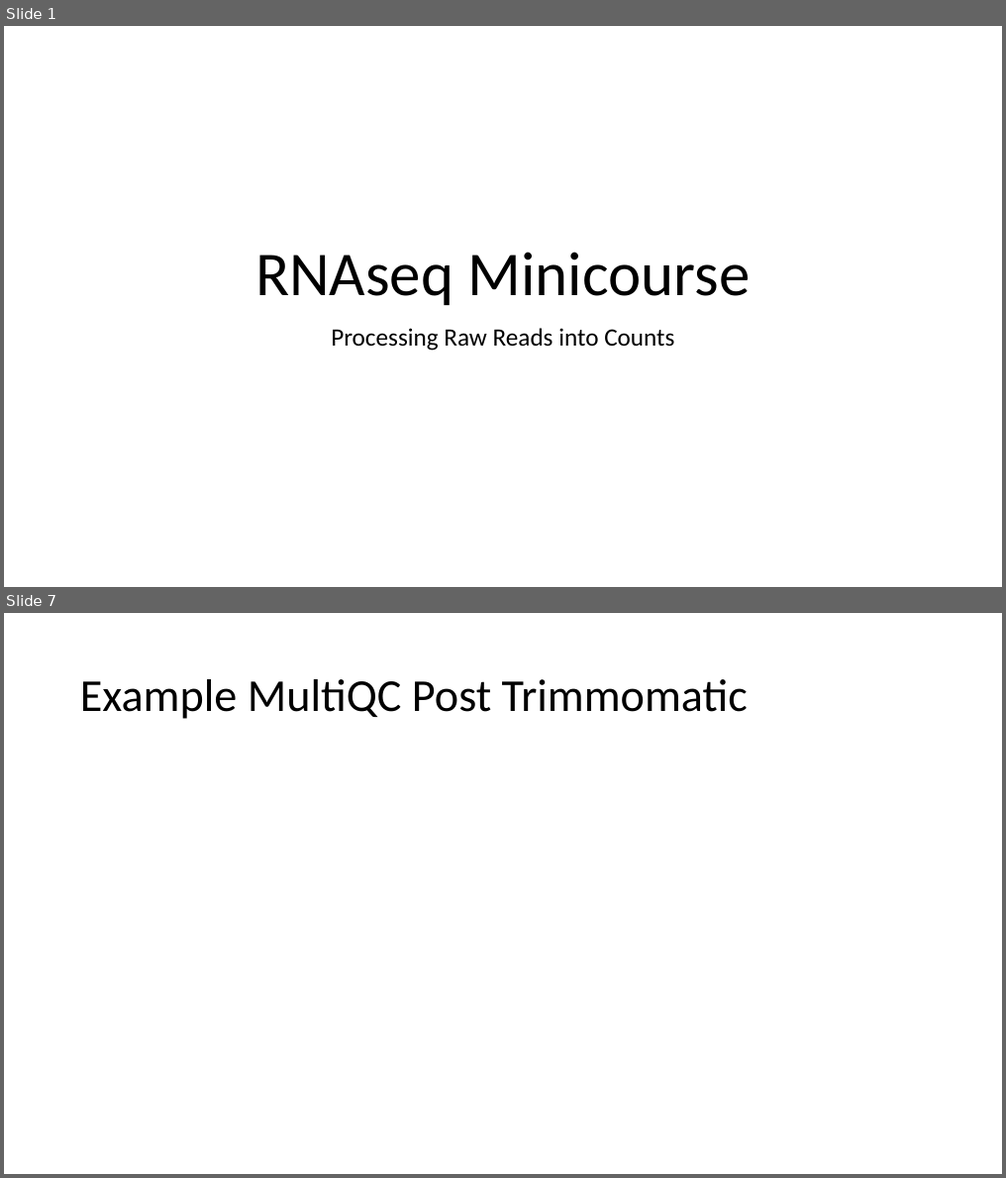
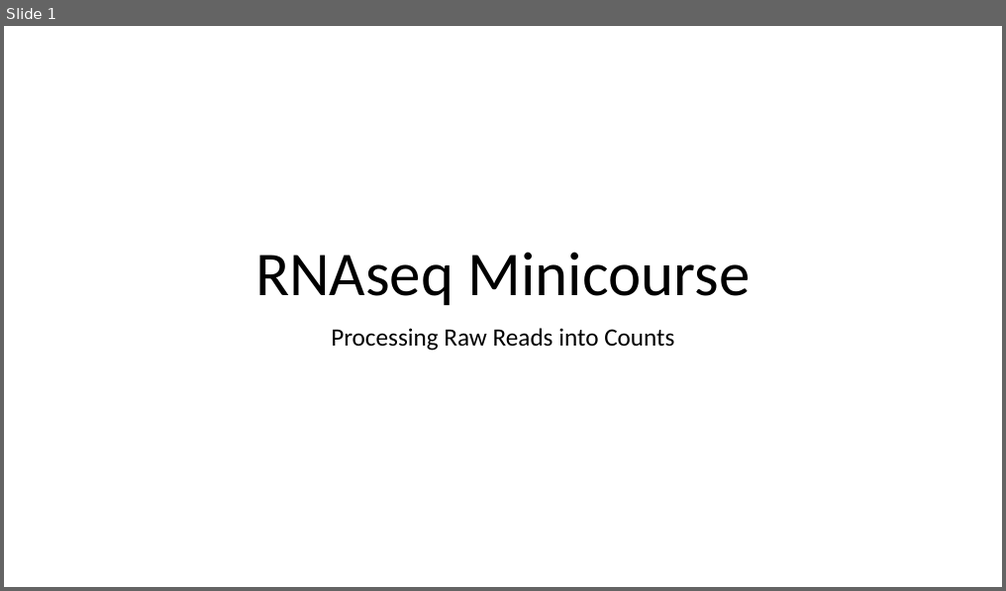
Before and after one commit to tpaape/RNAseq_Miniworkshop, a slide deck: Presentations/Processing Raw RNA Reads to Counts.pptx. Shown one above the other, each under a label of ours: slides 1 and 7 before the commit, slide 1 after it; the slides between them are not shown. The pictures are 1006x1178 and 1006x591 pixels, drawn with LibreOffice and Linux fonts; fonts in the diff are those of the drawing. Boxes give left, top, right and bottom in pixels: in the first picture for what was removed or moved away, otherwise in the second. Text is boxed around its words. In the diff, an @@ line names an element or a change of style, - is before the commit and + after.

```diff
--- a/Presentations/Processing Raw RNA Reads to Counts.pptx
+++ b/Presentations/Processing Raw RNA Reads to Counts.pptx
@@ slide 7 removed at <box>4,613,1002,1174</box>, background #FFFFFF @@
@@ title removed at <box>80,679,747,719</box> @@
-Example MultiQC Post Trimmomatic
```
Also in this commit, not shown: 1 slide changed, 10 other slides removed, 6 other files.
